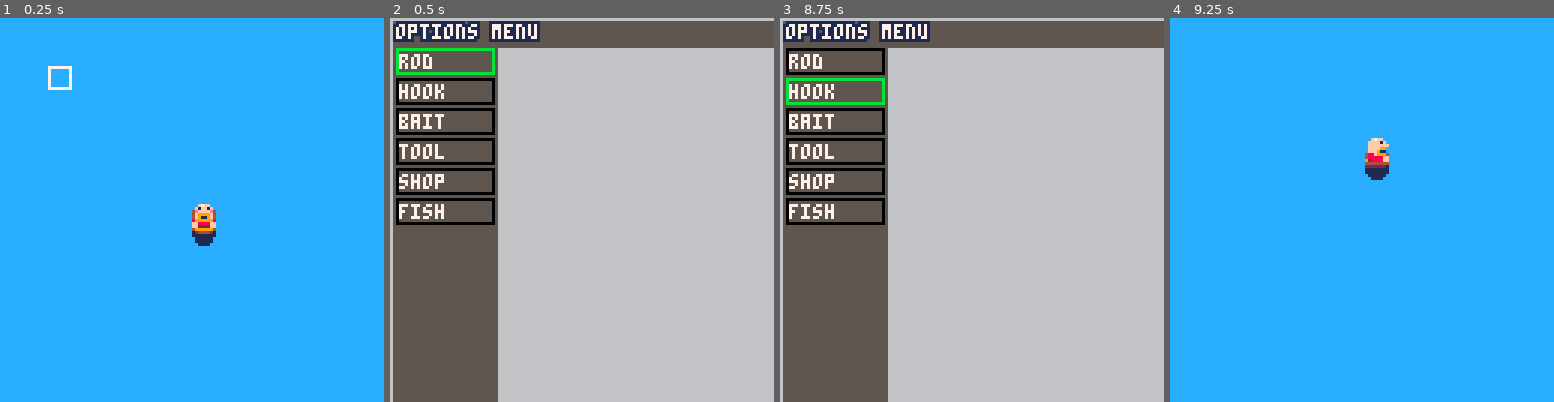
Above: before the commit, frames 1-4 (left to right).
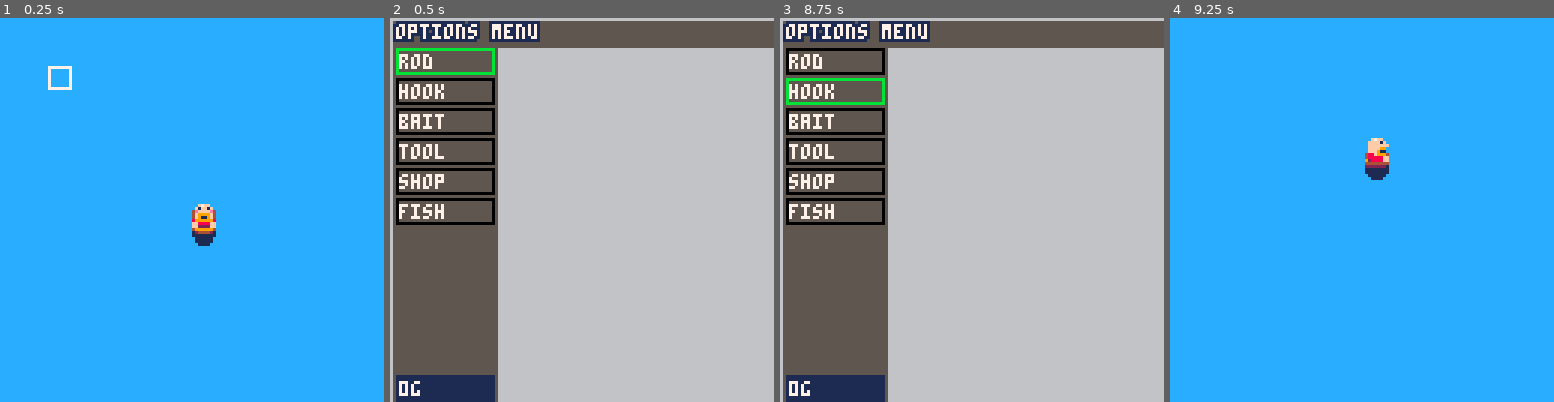
Above: after the commit, the same moments.

Repository: b4dr1ck/Pico8
Game: PICO-8 cartridge fish_or_die.p8
The game is run twice, just before and just after one commit, with the same random seed, the same clock (stepped at 60 frames per second) and the same inputs.
Inputs:
- Up to frame 1 (0.25 s): no input
- Up to frame 2 (0.5 s): tap X (X key) at 0.33 s
- Up to frame 3 (8.75 s): tap O (Z key) at 0.7, 1.7, 2.1, 2.5, 2.9, 3.3, 3.7, 4.1, 4.5, 4.9, 5.3, 5.7, 6.1, 6.5, 6.9, 7.3, 7.7, 8.1, 8.5 s; tap X (X key) at 1.07, 1.85, 2.97, 4.08, 5.2, 6.32, 7.43, 8.55 s; hold Right 1.6-2.1 s; hold Up 2.15-2.42 s; hold Right 2.47-3.03 s; hold Left 3.08-3.58 s; hold Down 3.63-3.97 s; hold Right 4.02-4.68 s; hold Up 4.73-5.03 s; hold Left 5.08-5.68 s; hold Down 5.73-6.03 s; hold Right 6.08-6.58 s; hold Right 6.63-7.13 s; hold Up 7.18-7.45 s; hold Right 7.5-8.07 s; hold Left 8.12-8.62 s; hold Down from 8.67 s (still down)
- Up to frame 4 (9.25 s): tap O (Z key) at 8.9 s; release Down at 9 s; hold Right from 9.05 s (still down)

Frame 1 is identical in both runs. In frame 2, 1.8% of the frame differs, in the area x 1-28%, y 92-100%; in frame 3, 1.8%; in frame 4, nothing differs.

Commit message:
EXTEND: fish_or_die: Shop implementiert

Diff:
--- a/fish_or_die.p8
+++ b/fish_or_die.p8
@@ -50,24 +50,32 @@
  }
 
  items={
+  money=0,
   bait={
-	  {img=39,name="worms"},
-	  {img=40,name="maggots"},
-	  {img=41,name="bread"},
-	  {img=42,name="corn"},
-	  {img=43,name="locust"},
-	  {img=44,name="beetle"},
+	  {img=48,name="worms"},
   },
   hook={
-	  {img=36,name="small"},
-	  {img=37,name="medium"},
-	  {img=38,name="large"},
+	  {img=32,name="small"},
   },
   rod={
-   {img=32,name="woody ralph",min_dist=12,max_dist=32,spd=0.1,col=4},
-   {img=33,name="carbon guy",min_dist=14,max_dist=48,spd=0.25,col=13},
-   {img=34,name="red stiff",min_dist=16,max_dist=64,spd=0.5,col=8},
-   {img=35,name="special one",min_dist=18,max_dist=96,spd=1,col=3}
+   {img=16,name="woody ralph",min_dist=12,max_dist=32,spd=0.1,col=4},
+  },
+  shop={
+	  {img=32,name="small",cost=1,cat="hook"},
+	  {img=33,name="medium",cost=1,cat="hook"},
+	  {img=34,name="large",cost=1,cat="hook"},
+   {img=16,name="woody ralph",min_dist=12,max_dist=32,spd=0.1,col=4,cost=1,cat="rod"},
+   {img=17,name="carbon guy",min_dist=14,max_dist=48,spd=0.25,col=13,cost=1,cat="rod"},
+   {img=18,name="red stiff",min_dist=16,max_dist=64,spd=0.5,col=8,cost=1,cat="rod"},
+   {img=19,name="special one",min_dist=18,max_dist=96,spd=1,col=3,cost=1,cat="rod"},
+	  {img=48,name="worms",cost=1,cat="bait"},
+	  {img=49,name="maggots",cost=1,cat="bait"},
+	  {img=50,name="bread",cost=1,cat="bait"},
+	  {img=51,name="corn",cost=1,cat="bait"},
+	  {img=52,name="locust",cost=1,cat="bait"},
+	  {img=53,name="beetle",cost=1,cat="bait"},
+	  {img=24,name="sonar",cost=1,cat="tool"},
+	  {img=25,name="catcher",cost=1,cat="tool"},
   },
   tool={},
   active_bait=1,
@@ -75,13 +83,14 @@
   active_rod=1,
   active_tool=1,
   active_fish=1,
+  active_shop=1,
   fish={},
  }
 
  boat={
   active=true,
   flipimg=false,
-  img=17,
+  img=6,
  }
 
 end
@@ -255,6 +264,7 @@
 				 del(fishes,fish)
 			  bobber.fish=nil
 			  player.fishfight=false
+			  items.money += fish.money
 			  new_fish_menu.active=true
 			  new_fish_menu.fish = fish
 				end
@@ -301,8 +311,8 @@
 		 --*** update fish and bobber position
 		 fish.x+=fishdx*fish.spd
 		 fish.y+=fishdy*fish.spd
-		 bobber.x=fish.x
-		 bobber.y=fish.y
+		 bobber.x+=fishdx*fish.spd
+		 bobber.y+=fishdy*fish.spd
   end
 
   --*** restart movementpattern
@@ -375,7 +385,7 @@
 function set_player_direction(dx,dy)
  if dx > 0 then
   player.img=4
-  boat.img=16
+  boat.img=5
   player.flipimg=false
   boat.flipimg=false
   rod.xoffset=7
@@ -383,7 +393,7 @@
   rod.chargeyoffset=0
  elseif dx < 0 then
   player.img=4
-  boat.img=16
+  boat.img=5
   player.flipimg=true
   boat.flipimg=true
   rod.xoffset=0
@@ -391,7 +401,7 @@
   rod.chargeyoffset=0
  elseif dy > 0 then
   player.img=2
-  boat.img=17
+  boat.img=6
   player.flipimg=false
   boat.flipimg=false
   rod.xoffset=0
@@ -399,7 +409,7 @@
   rod.chargeyoffset=4
  elseif dy < 0 then
   player.img=3
-  boat.img=18
+  boat.img=7
   player.flipimg=false
   boat.flipimg=false
   rod.xoffset=7
@@ -508,7 +518,7 @@
   if bobber.state == "idle" then
    sag = 8 + sin(time() * 0.5) * 1
   end
-  --*** when fish bites
+  --*** when fish bites - line tension
   if bobber.fish then
    sag=0
   end
@@ -525,7 +535,9 @@
   end
 
   --*** when fish bites
-  if bobber.fish then
+  if bobber.fish and
+     not player.fishfight
+  then
    bobber_y=bobber.y
    if flr(time()*2) % 2 == 0 then
 	   pal(8,9)
@@ -568,7 +580,7 @@
 end
 
 -->8
---particles
+-- particles
 
 function init_particles()
  water_rings={}
@@ -609,7 +621,7 @@
   }
 end
 -->8
---fish
+-- fish
 
 function init_fish()
  fishes={}
@@ -636,19 +648,20 @@
   weight=10,
   size=10,
   spd=0.25,
-  baits={39,40,41,42,43,44},
-  hooks={36},
+  baits={48},
+  hooks={32},
   stamina={500,500},
   movepattern={{1,0},{0,1},{-1,0}},
   moveindex=1,
   moveduration={120,120},
   timetobite={300,300},
   cooldown={200,200},
+  money=1,
  }
 end
 
 -->8
---map
+-- map
 
 function init_map()
  camx=0
@@ -666,7 +679,7 @@
  camera(camx,camy)
 end
 -->8
---hud
+-- hud
 function init_hud()
  help=false
  function toggle_help()
@@ -687,11 +700,12 @@
   layer="menu",
   menucat={"rod","hook","bait","tool","shop","fish"},
   menucatindex=1,
+  errormsg="",
  }
 
  new_fish_menu={
   active=false,
-  fish=nil,
+  fish={},
  }
 
 end
@@ -755,9 +770,11 @@
 		  fishing_options.menucatindex=#fishing_options.menucat
 	  end
 
-	  --**** back
+	  --**** enter menu
 	  if btnp(❎) then
-    fishing_options.layer=fishing_options.menucat[fishing_options.menucatindex]
+	   if #items[fishing_options.menucat[fishing_options.menucatindex]] > 0 then
+     fishing_options.layer=fishing_options.menucat[fishing_options.menucatindex]
+	   end
 	  end
 
 	 else
@@ -767,6 +784,34 @@
 	  end
 	  if btnp(⬅️) then
 	   items["active_"..fishing_options.layer]-=1
+	  end
+
+	  --*** shop
+	  if btnp(❎) then
+		  fishing_options.errormsg=""
+	   if fishing_options.layer == "shop" then
+	    local item=items.shop[items["active_"..fishing_options.layer]]
+	    --**** check the money/cost
+     if item.cost <= items.money then
+
+      --**** check if you have it
+      local have_item=false
+
+      for i in all(items[item.cat]) do
+       if item.img == i.img then
+        have_item=true
+  		    fishing_options.errormsg="have you already!"
+       end
+      end
+
+      if not have_item then
+	      items.money -= item.cost
+	      add(items[item.cat],item)
+	     end
+	    else
+		    fishing_options.errormsg="too expensive!"
+     end
+	   end
 	  end
 
 	  if items["active_"..fishing_options.layer] > #items[fishing_options.layer] then
@@ -808,7 +853,8 @@
   print("size: "..new_fish_menu.fish.size,28,78,7)
   local sx,sy=get_spr_ind(new_fish_menu.fish.img)
   local sine_w=16*sin(time()*0.5)*1
-  sspr(sx,sy,8,8,100,58,sine_w,16)
+  local sine_y=8*sin(time()*1)*0.5
+  sspr(sx,sy,8,8,100,58+sine_y,sine_w,16)
  end
 
 	--* fishing options
@@ -825,14 +871,20 @@
   	print(menu,camx+3,camy+(index*8)+(index*2)+2,7)
 	 end
 
+	 --** player money
+	 rectfill(camx+2,camy+119,camx+34,camy+127,1)
+	 print(items.money.."g",camx+3,camy+121,7)
+
 		--** items
 		if fishing_options.layer != "menu" then
-		 for index,item in pairs(items[fishing_options.layer]) do
+		 local allitems=items[fishing_options.layer]
+
+		 for index,item in pairs(allitems) do
 		  --*** show item-boxes
 		  local index=index-1
 	   local _x=index-(8*flr(index/8))
 		  local x=camx+(_x*8)+(_x*3)+40
-		  local y=camy+12+(flr(index/8)*11)
+		  local y=camy+12+(flr(index/8)*11)+1
 		  rectfill(x-1,y-1,x+8,y+8,0)
     spr(item.img,x,y)
 
@@ -840,12 +892,15 @@
     local active_index=items["active_"..fishing_options.layer]-1
 	   local _x=active_index-(8*flr(active_index/8))
 		  local x=camx+(_x*8)+(_x*3)+40
-		  local y=camy+12+(flr(active_index/8)*11)
-		  rect(x-1,y-1,x+8,y+8,8)
+		  local y=camy+12+(flr(active_index/8)*11)+1
+		  rect(x-2,y-2,x+9,y+9,8)
 
 		  --**** show item name
 		  if index==active_index then
-				 print("\^o1ff\f7"..item.name,40,120,1)
+				 print("\^o1ff\f7"..item.name,camx+40,camy+120,1)
+				 if fishing_options.layer == "shop" then
+ 				 print("\^o1ff\f7("..item.cost.."g)",camx+110,camy+120,1)
+				 end
 		  end
 		 end
 		end
@@ -853,6 +908,11 @@
 	 --** selection box - menucat
   local index=fishing_options.menucatindex
   rect(camx+2,camy+(index*8)+(index*2),camx+34,camy+(index*8)+8+(index*2),11)
+
+  --** error message
+  if fishing_options.errormsg != "" then
+   print(fishing_options.errormsg,camx+40,camy+110,8)
+  end
 	end
 
  --* help
Not shown, changed: 32 lines of the sprite sheet (__gfx__) section of fish_or_die.p8
